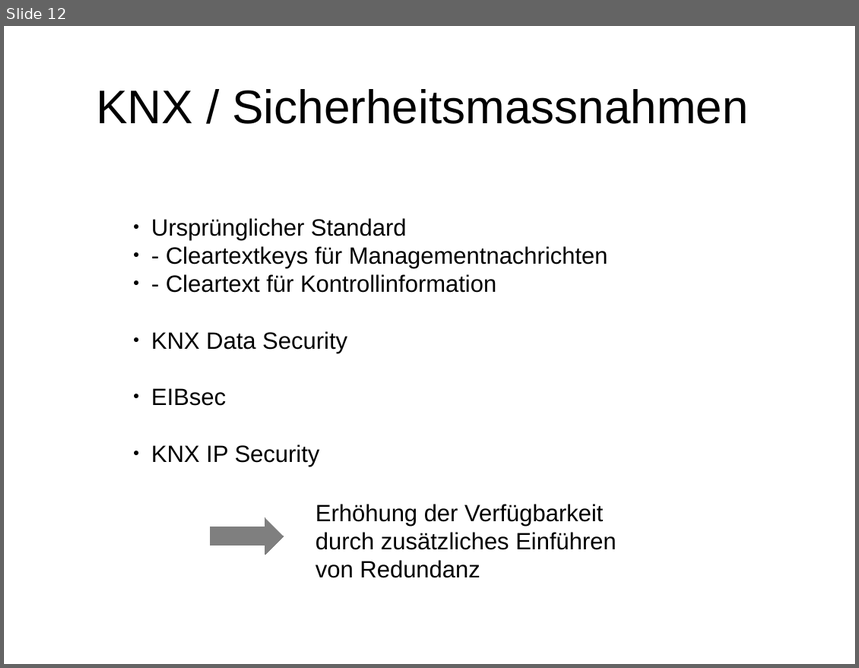
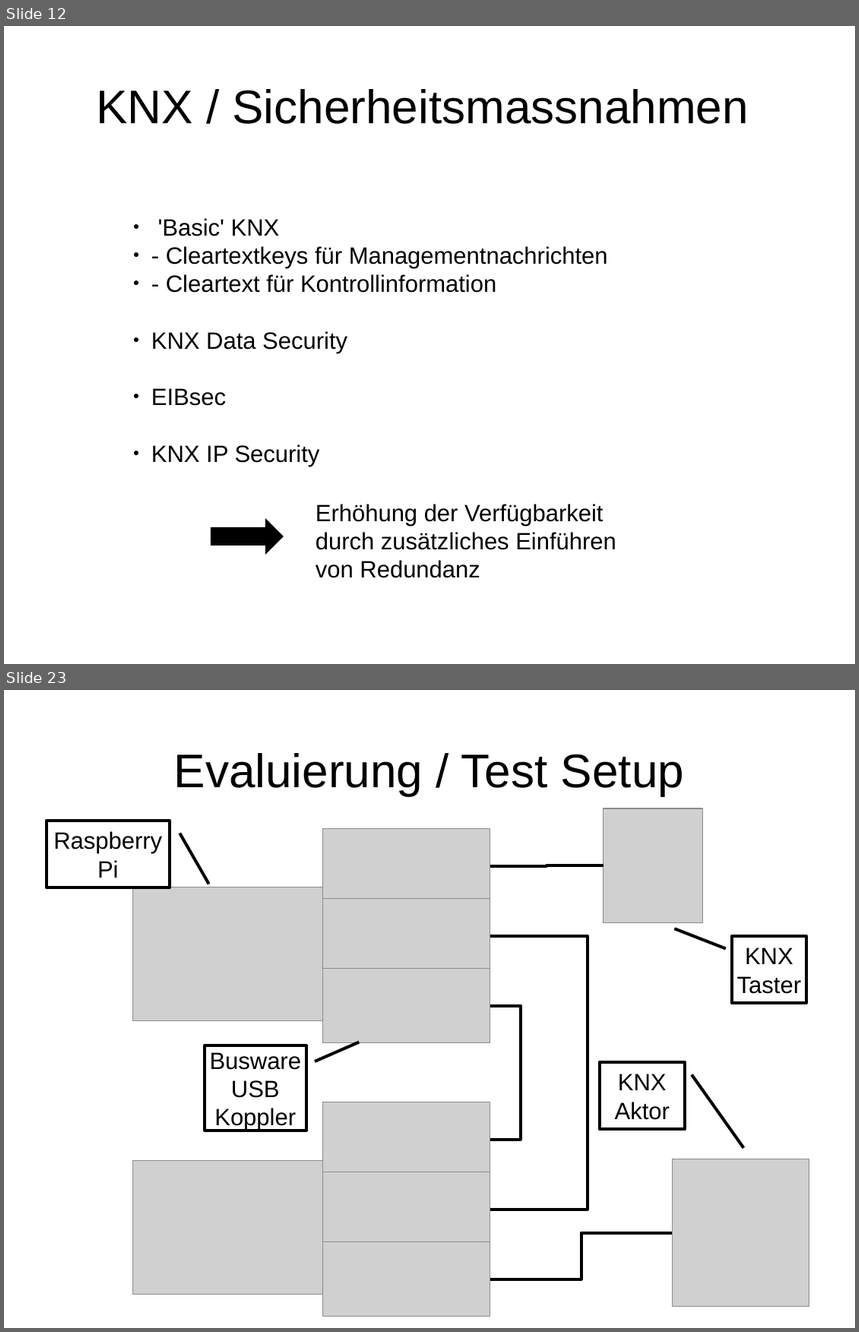
Before and after one commit to hglanzer/knxSec, a slide deck: Praesentation/KNX praesentation.odp. Shown one above the other, each under a label of ours: slide 12 before the commit, slides 12 and 23 after it; the slides between them are not shown. The pictures are 859x668 and 859x1332 pixels, drawn with LibreOffice and Linux fonts; fonts in the diff are those of the drawing; grey boxes stand for pictures; background and template pictures are left out. Boxes give left, top, right and bottom in pixels: in the first picture for what was removed or moved away, otherwise in the second. Text is boxed around its words. In the diff, an @@ line names an element or a change of style, - is before the commit and + after.

```diff
--- a/Praesentation/KNX praesentation.odp
+++ b/Praesentation/KNX praesentation.odp
@@ slide 23 added at <box>4,690,855,1328</box>, background picture (left out) @@
@@ title added at <box>174,753,684,796</box>, 44 pt, text #000000 @@
+Evaluierung / Test Setup
@@ border callout added at <box>47,821,169,888</box>, outline #000000 2.83 pt, 22 pt, text #000000 @@
+Raspberry
+Pi
@@ picture added at <box>604,809,703,924</box> @@
@@ picture added at <box>323,829,490,904</box> @@
@@ elbow line added from (490, 866) to (604, 866), #000000 2.83 pt @@
@@ picture added at <box>133,888,332,1022</box> @@
@@ picture added at <box>323,899,490,973</box> @@
@@ elbow line added from (490, 935) to (490, 1210), #000000 2.83 pt @@
@@ border callout added at <box>732,936,807,1004</box>, outline #000000 2.83 pt, 22 pt, text #000000 @@
+KNX
+Taster
@@ picture added at <box>323,969,490,1043</box> @@
@@ elbow line added from (490, 1006) to (490, 1140), #000000 2.83 pt @@
@@ border callout added at <box>205,1046,306,1131</box>, outline #000000 2.83 pt, 22 pt, text #000000 @@
+Busware
+USB
+Koppler
@@ border callout added at <box>601,1062,685,1129</box>, outline #000000 2.83 pt, 22 pt, text #000000 @@
+KNX
+Aktor
@@ picture added at <box>323,1103,490,1176</box> @@
@@ picture added at <box>133,1161,332,1296</box> @@
@@ picture added at <box>673,1160,810,1308</box> @@
@@ picture added at <box>323,1173,490,1247</box> @@
@@ elbow line added from (490, 1279) to (673, 1233), #000000 2.83 pt @@
@@ picture added at <box>323,1243,490,1316</box> @@
@@ slide 12 changed as well @@
@@ text at <box>158,218,280,237</box>: text changed @@
-● Ursprünglicher Standard
+● 'Basic' KNX
@@ right arrow at <box>211,518,284,555</box>: fill #000000 at 50% opacity to #000000; outline #808080 0 pt to none @@
```
Also in this commit, not shown: 13 other slides changed, 12 other slides added, 4 slides removed, 33 other files.
